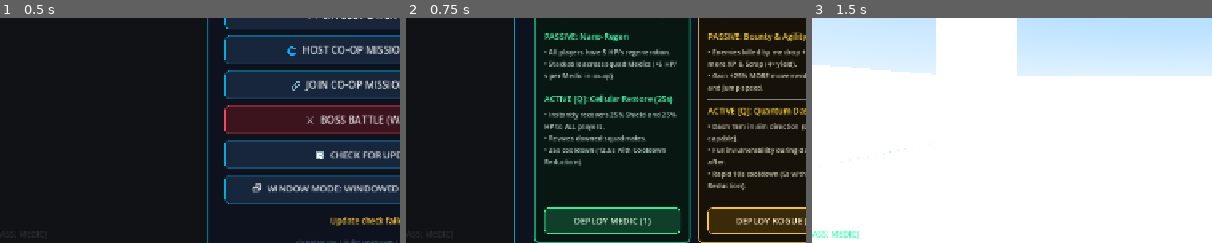
Above: before the commit, frames 1-3 (left to right).
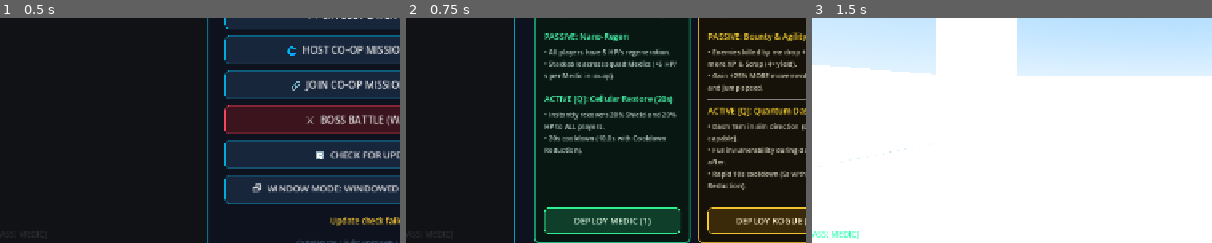
Above: after the commit, the same moments.

Repository: YuriSekaii/CyberHorde-FPS-Roguelike
Game: Godot game, scene res://scenes/main.tscn
Same seed, same stepped clock (60 frames per second), same inputs: the game is played once before the commit and once after it.
Inputs:
- Up to frame 1 (0.5 s): no input
- Up to frame 2 (0.75 s): click "🎮 SINGLE PLAYER (SOLO)" at 0.5 s
- Up to frame 3 (1.5 s): click "DEPLOY MEDIC (1)" at 1.25 s
The pictures show only the part of the screen within x 4-54%, y 33-83%; the shares and areas given below are measured in that part.

Frame 1 is identical in both runs. In frame 2, 1.0% of the frame differs, in the area x 34-66%, y 34-66%; in frame 3, nothing differs.

Commit message:
Adjust Medic active skill: restore 20% HP and Shield with 20s cooldown, remove remote revive

Diff:
--- a/scenes/ui/lobby_menu.tscn
+++ b/scenes/ui/lobby_menu.tscn
@@ -708,16 +708,15 @@
 layout_mode = 2
 theme_override_colors/font_color = Color(0.3, 1, 0.7, 1)
 theme_override_font_sizes/font_size = 13
-text = "ACTIVE [Q]: Cellular Restore (25s)"
+text = "ACTIVE [Q]: Cellular Restore (20s)"
 
 [node name="ActiveDesc" type="Label" parent="Panel/VBoxContainer/ClassSelectContainer/CardsHBox/MedicCard/Margin/VBox"]
 layout_mode = 2
 size_flags_vertical = 3
 theme_override_colors/font_color = Color(0.85, 0.95, 0.9, 0.85)
 theme_override_font_sizes/font_size = 11
-text = "• Instantly recovers 25% Shield and 25% HP to ALL players.
-• Revives downed squadmates.
-• 25s cooldown (12.5s with Cooldown Reduction)."
+text = "• Instantly recovers 20% Shield and 20% HP to ALL players.
+• 20s cooldown (10.0s with Cooldown Reduction)."
 autowrap_mode = 2
 
 [node name="MedicSelectBtn" type="Button" parent="Panel/VBoxContainer/ClassSelectContainer/CardsHBox/MedicCard/Margin/VBox"]
--- a/scripts/player/player.gd
+++ b/scripts/player/player.gd
@@ -49,7 +49,7 @@
 
 # Class & Skill Specializations (Medic, Rogue, Gunner)
 var player_class: String = "medic"
-const MEDIC_COOLDOWN: float = 25.0
+const MEDIC_COOLDOWN: float = 20.0
 const ROGUE_COOLDOWN: float = 10.0
 const GUNNER_COOLDOWN: float = 60.0
 const GUNNER_ACTIVE_DURATION: float = 5.0
@@ -1051,7 +1051,7 @@
 		"gunner", "slayer":
 			_activate_gunner_skill()
 
-# --- MEDIC ACTIVE: EMERGENCY OVERDRIVE (25s cd) ---
+# --- MEDIC ACTIVE: CELLULAR RESTORE (20s cd) ---
 func _activate_medic_skill() -> void:
 	var cd = MEDIC_COOLDOWN * GameManager.get_skill_cooldown_mult()
 	skill_cooldown_timer = cd
@@ -1071,17 +1071,17 @@
 	var players = get_tree().get_nodes_in_group("player")
 	for p in players:
 		if is_instance_valid(p):
-			if p.get("is_downed") == true and p.has_method("rpc_revive"):
-				p.rpc_revive()
-			else:
-				var max_hp = float(p.get("max_health")) if "max_health" in p else 100.0
-				p.heal(max_hp * 0.25)
-				if GameManager.shield_max > 0.0:
-					var s_add = GameManager.shield_max * 0.25
-					p.current_shield = minf(GameManager.shield_max, p.current_shield + s_add)
-					GameManager.current_shield = p.current_shield
-					p.shield_changed.emit(p.current_shield, GameManager.shield_max)
-	_spawn_floating_text("+25% HP & SHIELD", Color(0.2, 1.0, 0.6))
+			# Active skill no longer revives downed squadmates (manual revive with E remains)
+			if p.get("is_downed") == true:
+				continue
+			var max_hp = float(p.get("max_health")) if "max_health" in p else 100.0
+			p.heal(max_hp * 0.20)
+			if GameManager.shield_max > 0.0:
+				var s_add = GameManager.shield_max * 0.20
+				p.current_shield = minf(GameManager.shield_max, p.current_shield + s_add)
+				GameManager.current_shield = p.current_shield
+				p.shield_changed.emit(p.current_shield, GameManager.shield_max)
+	_spawn_floating_text("+20% HP & SHIELD", Color(0.2, 1.0, 0.6))
 
 # --- ROGUE ACTIVE: QUANTUM DASH (10s cd) ---
 func _start_dash() -> void:
Not shown, changed: README.md
